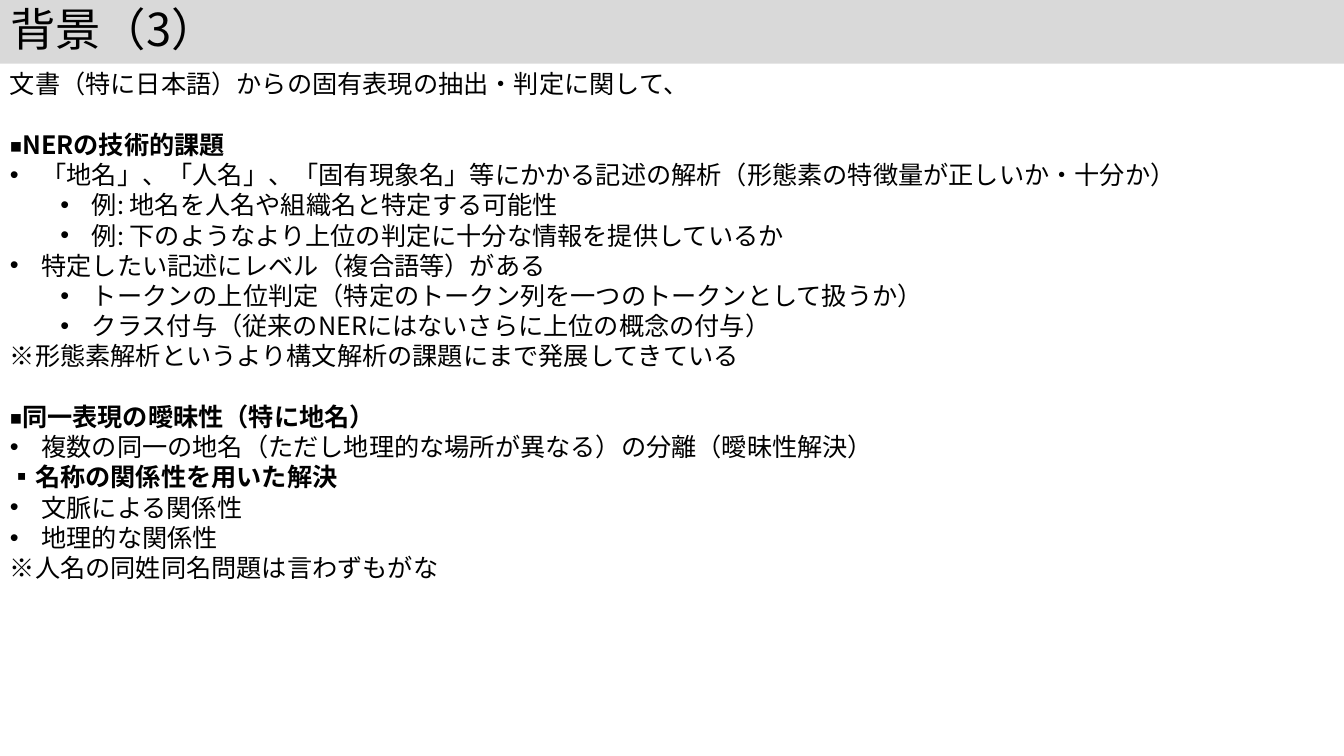
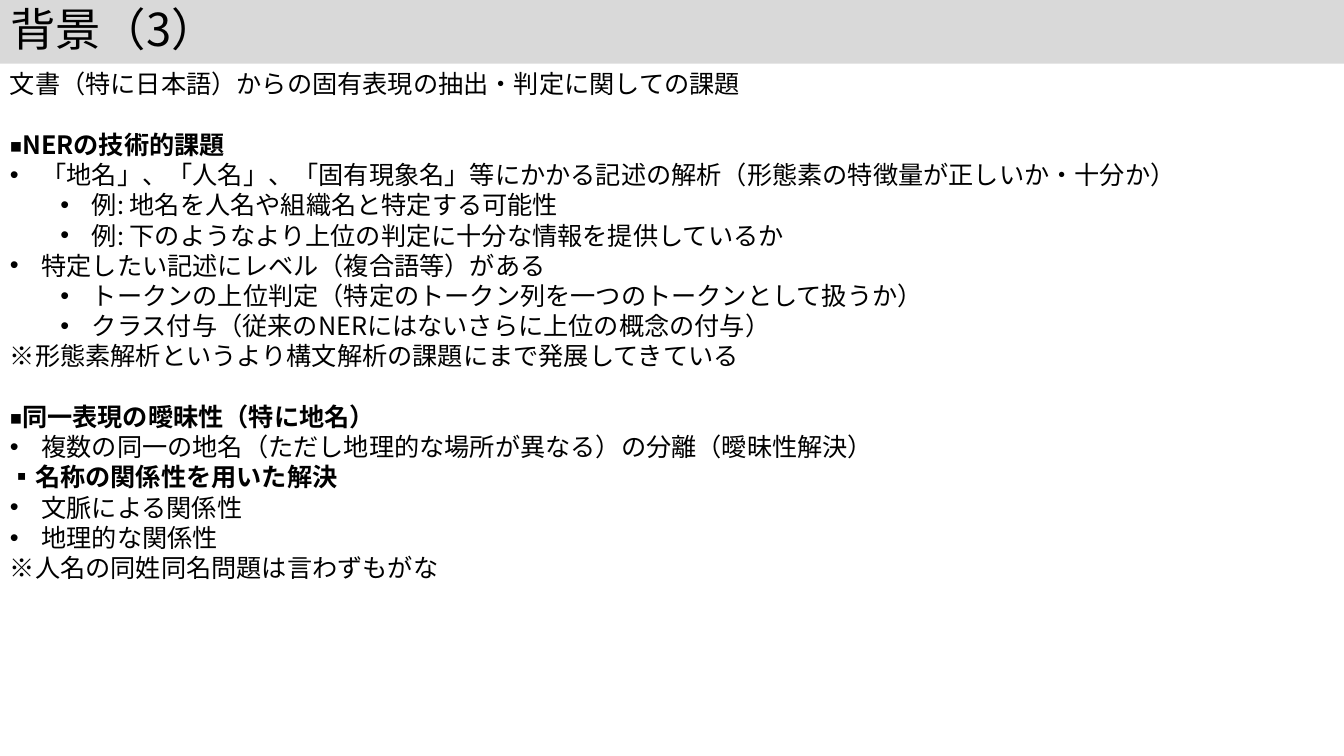
Before and after one commit to kouamano/nihongo-region-name-extract, a slide deck: slide 4 of jsik2026taikai_rev.pptx. Drawn at 1344x756 pixels with LibreOffice and Linux fonts; fonts in the diff are those of the drawing. Boxes give left, top, right and bottom in pixels: in the first picture for what was removed or moved away, otherwise in the second. Text is boxed around its words. In the diff, an @@ line names an element or a change of style, - is before the commit and + after.

Commit message:
add

```diff
--- a/jsik2026taikai_rev.pptx
+++ b/jsik2026taikai_rev.pptx
@@ text at (10, 71, 740, 96): text changed @@
-文書（特に日本語）からの固有表現の抽出・判定に関して、
+文書（特に日本語）からの固有表現の抽出・判定に関しての課題
```
